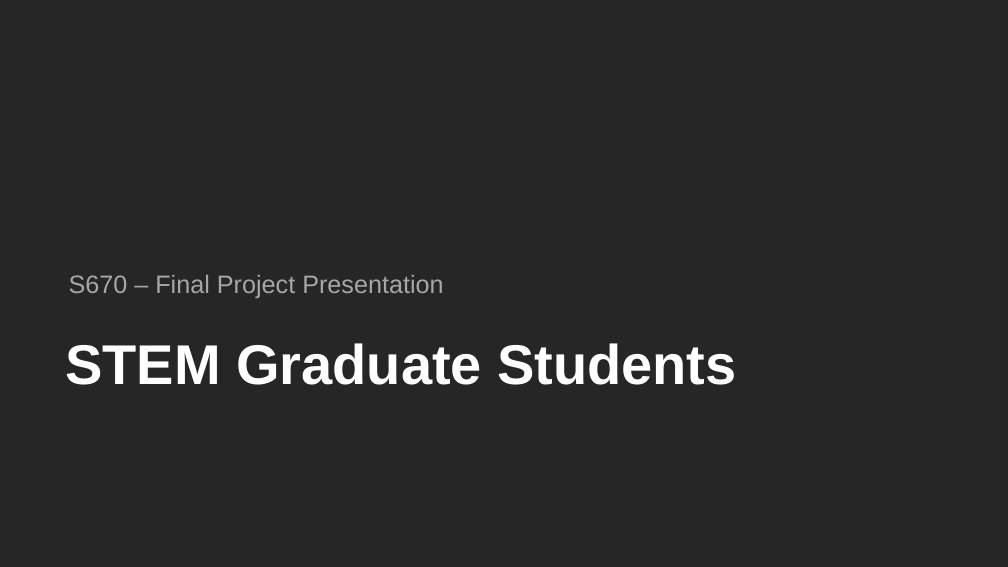
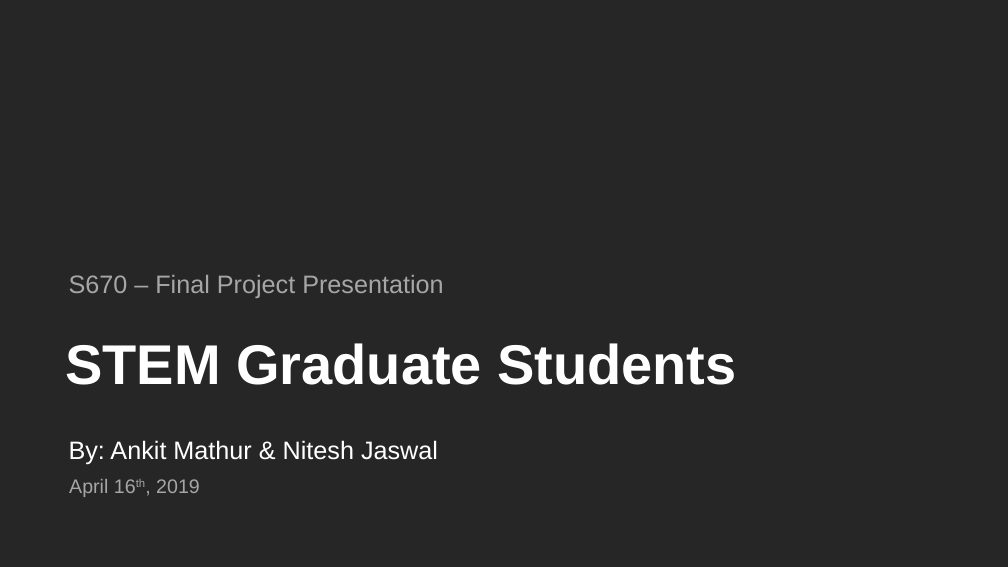
Before and after one commit to pati-dev/Graduate-Admissions, a slide deck: slide 1 of STEM Grad Students.pptx. Drawn at 1008x567 pixels with LibreOffice and Linux fonts; fonts in the diff are those of the drawing; background and template pictures are left out. Boxes give left, top, right and bottom in pixels: in the first picture for what was removed or moved away, otherwise in the second. Text is boxed around its words. In the diff, an @@ line names an element or a change of style, - is before the commit and + after.

```diff
--- a/STEM Grad Students.pptx
+++ b/STEM Grad Students.pptx
@@ text added at (x1=69, y1=440, x2=438, y2=465), 18 pt, text #FFFFFF @@
+By: Ankit Mathur & Nitesh Jaswal
@@ text added at (x1=69, y1=479, x2=200, y2=497), 14 pt, text #A6A6A6 @@
+April 16th, 2019
```
Also in this commit, not shown: 10 other slides changed, 1 slide added, 1 slide removed.
